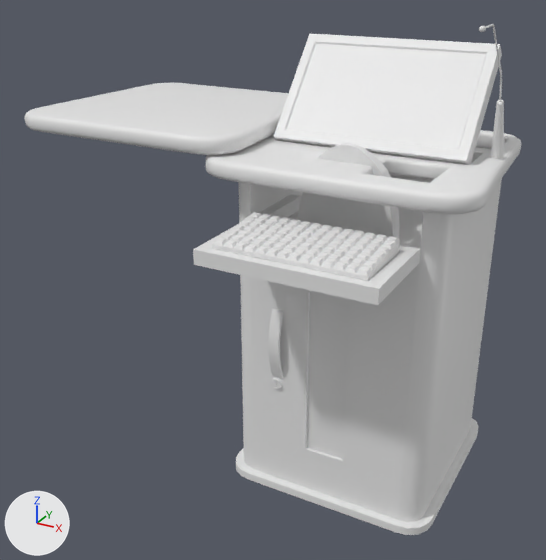
Renders of the FBX model GraphicWorks/MapAssets/LectureDesk.fbx from each side of a commit.
The view is the same before and after, from a 50 mm lens placed at (0.88, -2.31, 1.79), pointed at (-0.31, -0.14, 0.7). Arrows for +X, +Y and +Z are at lower left; the lights stay in place. Where no turn or scale is listed for an object, it has been applied to the vertices.

Script lines for the objects in view, before the commit:
```python
me_mesh = bpy.data.meshes.new('Mesh')
me_mesh.from_pydata(...)  # 286 vertices, 284 faces; spans x -0.173..0.173, y 0.064..0.179, z 0.0..1.25
me_mesh_001 = bpy.data.meshes.new('Mesh.001')
me_mesh_001.from_pydata(...)  # 1907 vertices, 1943 faces; spans x -1.21..0.44, y -0.67..0.42, z 0.0..1.61
ob_box002 = bpy.data.objects.new('Box002', me_mesh)
ob_box002.location = (0.0, -0.317, 0.0)
ob_box005 = bpy.data.objects.new('Box005', me_mesh_001)
ob_box005.location = (0.0, 0.0, 0.0)
```
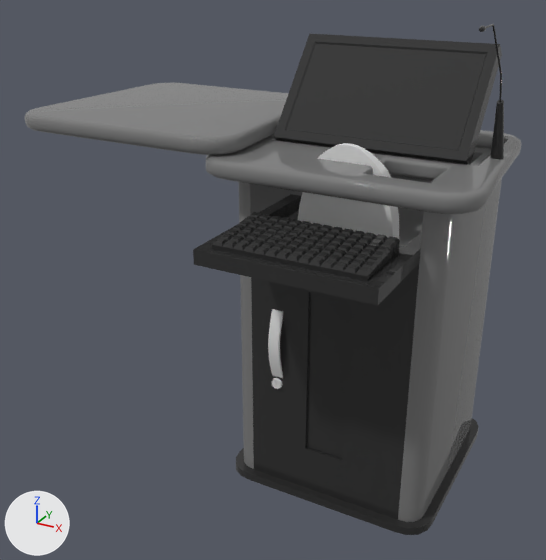
Changed parts and their boxes (x1, y1, x2, y2) in the pictures (546 x 560 px):
part 1 of me_mesh_001, recoloured (white to grey)
    both: (25, 83, 521, 265)
part 2 of me_mesh_001, recoloured
    both: (425, 207, 498, 513)
part 3 of me_mesh_001, recoloured
    both: (240, 275, 254, 469)
part 4 of me_mesh_001, recoloured
    both: (398, 260, 450, 522)
part 5 of me_mesh_001, recoloured (white to black)
    both: (193, 24, 504, 519)
part 6 of me_mesh_001, recoloured (grey to black)
    both: (236, 418, 479, 535)
part 7 of me_mesh_001, recoloured (white to black)
    both: (274, 34, 316, 136)
part 8 of me_mesh_001, recoloured
    both: (268, 309, 283, 389)

Patch to the scene script:
```diff
--- a/GraphicWorks/MapAssets/LectureDesk.fbx.py
+++ b/GraphicWorks/MapAssets/LectureDesk.fbx.py
@@ mat_material__2 @@
+mat_material__2 = principled_material('Material #2')
+mat_material__2.base_color = (0.196, 0.196, 0.196)  # grey #7a7a7a
+mat_material__2.roughness = 0.0
@@ mat_material__4 @@
+mat_material__4 = principled_material('Material #4')
+mat_material__4.base_color = (0.729, 0.729, 0.729)  # light grey #dedede
+mat_material__4.roughness = 0.0
@@ mat_material__3 @@
+mat_material__3 = principled_material('Material #3')
+mat_material__3.base_color = (0.0275, 0.0275, 0.0275)  # black #2e2e2e
+mat_material__3.roughness = 0.0
@@ me_mesh_001 @@
 me_mesh_001.from_pydata(...)  # 1907 vertices, 1943 faces; spans x -1.21..0.44, y -0.67..0.42, z 0.0..1.61
 # used by ob_box005; location = (0.0, 0.0, 0.0)
+# me_mesh_001 part 1: 675 of the faces centred in x -1.21..0.44, y -0.43..0.42, z 0.96..1.26 switch from no material to mat_material__2 (grey #7a7a7a)
+# me_mesh_001 part 2: 6 of the faces centred in x 0.0..0.35, y 0.0..0.35, z 0.49 switch from no material to mat_material__2 (grey #7a7a7a)
+# me_mesh_001 part 3: 4 of the faces centred in x -0.35..-0.3, y -0.35..-0.3, z 0.49 switch from no material to mat_material__2 (grey #7a7a7a)
+# me_mesh_001 part 4: 4 of the faces centred in x 0.3..0.35, y -0.35..-0.3, z 0.49 switch from no material to mat_material__2 (grey #7a7a7a)
+# me_mesh_001 part 5: 1030 of the faces centred in x -0.28..0.4, y -0.67..0.16, z 0.49..1.61 switch from no material to mat_material__3 (black #2e2e2e)
+# me_mesh_001 part 6: 82 of the faces centred in x -0.38..0.38, y -0.38..0.38, z 0.0..0.19 switch from no material to mat_material__3 (black #2e2e2e)
+# me_mesh_001 part 7: 3 of the faces centred in x -0.32..-0.29, y 0.01..0.03, z 1.35..1.36 switch from no material to mat_material__3 (black #2e2e2e)
+# me_mesh_001 part 8: 134 of the faces centred in x -0.2..-0.16, y -0.38..-0.35, z 0.41..0.7 switch from no material to mat_material__4 (light grey #dedede)
```
